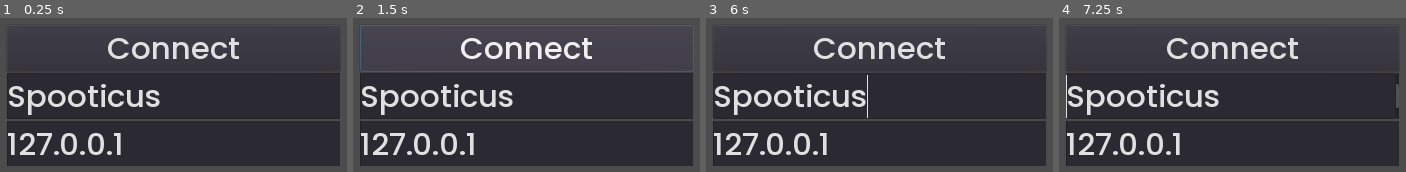
Above: before the commit, frames 1-4 (left to right).
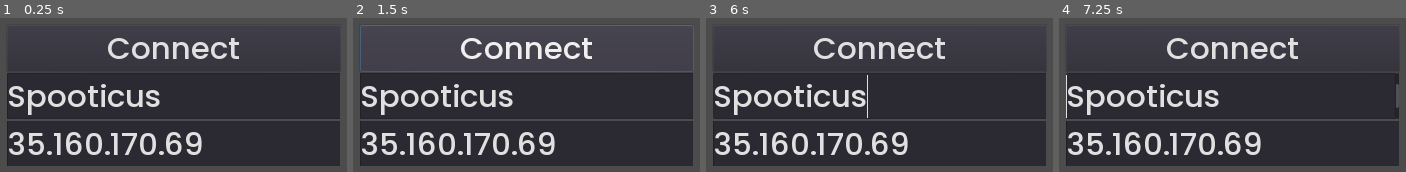
Above: after the commit, the same moments.

Repository: Spootikai/family_splatters
Game: Godot game, scene res://scenes/MainMenu.tscn
Same seed, same stepped clock (60 frames per second), same inputs: the game is played once before the commit and once after it.
Inputs (mouse positions are in pixels of both pictures, inside the frame that each line leads up to):
- Up to frame 1 (0.25 s): no input
- Up to frame 2 (1.5 s): tap Enter (ui_accept) at 0.5, 0.77 s; move the mouse to (outside the picture) at 0.52 s; press the mouse at (outside the picture) at 0.53 s; hold Up (ui_up) 0.53-1.25 s; release the mouse at (outside the picture) at 1.25 s; click "Connect" at 1.25 s
- Up to frame 3 (6 s): move the mouse to (719, 118) at 2.02 s; right-click (719, 118) at 2.1 s; move the mouse to (outside the picture) at 2.77 s; press the mouse at (outside the picture) at 2.78 s; hold Up (ui_up) 2.78-4.28 s; move the mouse to (outside the picture) at 3.52 s; release the mouse at (outside the picture) at 3.53 s; right-click (outside the picture) at 3.6 s; move the mouse to (outside the picture) at 4.27 s; press the mouse at (outside the picture) at 4.28 s; move the mouse to (outside the picture) at 5.02 s; release the mouse at (outside the picture) at 5.03 s; right-click (outside the picture) at 5.1 s; move the mouse to (921, 96) at 5.77 s; press the mouse at (921, 96) at 5.78 s
- Up to frame 4 (7.25 s): tap Enter (ui_accept) at 6.5, 6.77 s; move the mouse to (outside the picture) at 6.52 s; release the mouse at (outside the picture) at 6.53 s; hold Up (ui_up) from 6.53 s (still down); right-click (outside the picture) at 6.6 s

The runs differ from the first frame. In frame 1, 4.1% of the frame differs, in the area x 2-59%, y 74-89%; in frame 2, 4.1%; in frame 3, 4.1%; in frame 4, 4.1%.

Commit message:
Working server-client

Diff:
--- a/scenes/ColorPicker.tscn
+++ b/scenes/ColorPicker.tscn
@@ -1,10 +1,8 @@
-
 [gd_scene load_steps=6 format=2]
 
 [ext_resource path="res://scenes/ColorPicker.gd" type="Script" id=1]
 [ext_resource path="res://themes/normal_menu.tres" type="Theme" id=2]
 [ext_resource path="res://scenes/ColorButton.tscn" type="PackedScene" id=3]
-
 [ext_resource path="res://assets/UI Art/familysplatter-panel.png" type="Texture" id=4]
 
 [sub_resource type="StyleBoxTexture" id=1]
@@ -22,13 +20,11 @@
 anchor_top = 0.5
 anchor_right = 0.5
 anchor_bottom = 0.5
-
 margin_left = -448.5
 margin_top = -271.5
 margin_right = 448.5
 margin_bottom = 271.5
 custom_styles/panel = SubResource( 1 )
-
 
 [node name="Label" type="Label" parent="Panel"]
 anchor_left = 0.5
@@ -41,12 +37,10 @@
 align = 1
 
 [node name="GridContainer" type="GridContainer" parent="Panel"]
-
 margin_left = 100.5
 margin_top = 130.5
 margin_right = 1490.5
 margin_bottom = 944.5
-
 rect_scale = Vector2( 0.5, 0.5 )
 columns = 6
 
@@ -54,50 +48,50 @@
 rect_scale = Vector2( 1, 1 )
 color = Color( 0.85098, 0, 0, 1 )
 
-[node name="TextureButton2" parent="Panel/GridContainer" instance=ExtResource( 3 )]
+[node name="TextureButton3" parent="Panel/GridContainer" instance=ExtResource( 3 )]
 margin_left = 231.0
 margin_right = 458.0
-rect_scale = Vector2( 1, 1 )
-color = Color( 0, 0.368627, 1, 1 )
-
-[node name="TextureButton3" parent="Panel/GridContainer" instance=ExtResource( 3 )]
-margin_left = 462.0
-margin_right = 689.0
 rect_scale = Vector2( 1, 1 )
 rect_pivot_offset = Vector2( -2396, -738 )
 color = Color( 1, 0.960784, 0, 1 )
 
 [node name="TextureButton4" parent="Panel/GridContainer" instance=ExtResource( 3 )]
+margin_left = 462.0
+margin_right = 689.0
+rect_scale = Vector2( 1, 1 )
+color = Color( 0.172549, 1, 0, 1 )
+
+[node name="TextureButton8" parent="Panel/GridContainer" instance=ExtResource( 3 )]
 margin_left = 693.0
 margin_right = 920.0
 rect_scale = Vector2( 1, 1 )
-color = Color( 0.172549, 1, 0, 1 )
+color = Color( 0, 0.976471, 1, 1 )
 
-[node name="TextureButton5" parent="Panel/GridContainer" instance=ExtResource( 3 )]
+[node name="TextureButton7" parent="Panel/GridContainer" instance=ExtResource( 3 )]
 margin_left = 924.0
 margin_right = 1151.0
 rect_scale = Vector2( 1, 1 )
-color = Color( 1, 0.658824, 0, 1 )
+color = Color( 1, 0, 0.984314, 1 )
 
-[node name="TextureButton6" parent="Panel/GridContainer" instance=ExtResource( 3 )]
+[node name="TextureButton11" parent="Panel/GridContainer" instance=ExtResource( 3 )]
 margin_left = 1155.0
 margin_right = 1382.0
 rect_scale = Vector2( 1, 1 )
-color = Color( 0.592157, 0, 1, 1 )
+color = Color( 1, 1, 1, 1 )
 
-[node name="TextureButton7" parent="Panel/GridContainer" instance=ExtResource( 3 )]
+[node name="TextureButton10" parent="Panel/GridContainer" instance=ExtResource( 3 )]
 margin_top = 275.0
 margin_bottom = 546.0
 rect_scale = Vector2( 1, 1 )
-color = Color( 1, 0, 0.984314, 1 )
+color = Color( 0.439216, 0, 0, 1 )
 
-[node name="TextureButton8" parent="Panel/GridContainer" instance=ExtResource( 3 )]
+[node name="TextureButton5" parent="Panel/GridContainer" instance=ExtResource( 3 )]
 margin_left = 231.0
 margin_top = 275.0
 margin_right = 458.0
 margin_bottom = 546.0
 rect_scale = Vector2( 1, 1 )
-color = Color( 0, 0.976471, 1, 1 )
+color = Color( 1, 0.537255, 0, 1 )
 
 [node name="TextureButton9" parent="Panel/GridContainer" instance=ExtResource( 3 )]
 margin_left = 462.0
@@ -107,21 +101,21 @@
 rect_scale = Vector2( 1, 1 )
 color = Color( 0, 0.415686, 0.101961, 1 )
 
-[node name="TextureButton10" parent="Panel/GridContainer" instance=ExtResource( 3 )]
+[node name="TextureButton2" parent="Panel/GridContainer" instance=ExtResource( 3 )]
 margin_left = 693.0
 margin_top = 275.0
 margin_right = 920.0
 margin_bottom = 546.0
 rect_scale = Vector2( 1, 1 )
-color = Color( 0.301961, 0, 0.105882, 1 )
+color = Color( 0, 0.368627, 1, 1 )
 
-[node name="TextureButton11" parent="Panel/GridContainer" instance=ExtResource( 3 )]
+[node name="TextureButton6" parent="Panel/GridContainer" instance=ExtResource( 3 )]
 margin_left = 924.0
 margin_top = 275.0
 margin_right = 1151.0
 margin_bottom = 546.0
 rect_scale = Vector2( 1, 1 )
-color = Color( 1, 1, 1, 1 )
+color = Color( 0.435294, 0, 0.737255, 1 )
 
 [node name="TextureButton12" parent="Panel/GridContainer" instance=ExtResource( 3 )]
 margin_left = 1155.0
--- a/scenes/MainMenu.tscn
+++ b/scenes/MainMenu.tscn
@@ -1,4 +1,3 @@
-
 [gd_scene load_steps=3 format=2]
 
 [ext_resource path="res://themes/main_menu.tres" type="Theme" id=1]
@@ -39,7 +38,7 @@
 margin_right = 800.0
 margin_bottom = 340.0
 rect_min_size = Vector2( 0, 110 )
-text = "127.0.0.1"
+text = "35.160.170.69"
 
 [connection signal="pressed" from="VBoxContainer/Button" to="." method="_on_Button_pressed"]
 [connection signal="text_changed" from="VBoxContainer/Username" to="." method="_on_Username_text_changed"]
--- a/singletons/Server.gd
+++ b/singletons/Server.gd
@@ -20,7 +20,6 @@
 	get_tree().change_scene("res://scenes/Lobby.tscn")
 	self_id = get_tree().get_network_unique_id()
 
-
 # Player settings
 # Make sure to set colors to ARGB64 and revert back after sending
 func requestPlayerSettings(color, title, requester):
Not shown, changed: assets/background.png.import
Not shown, changed: assets/bird.png.import
Not shown, changed: assets/circle.png.import
Not shown, changed: assets/egg.png.import
Not shown, changed: assets/egg_icon.png.import
Not shown, changed: icon.png.import
